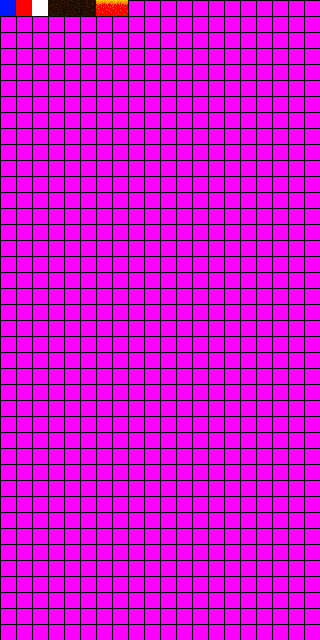
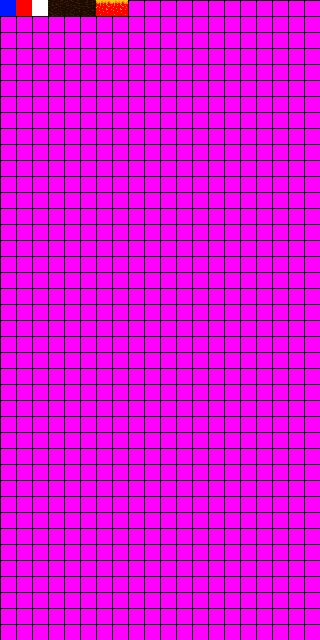
Two versions of the same layered image (320x640). Layer-by-layer changes:
renamed "5-Lava1 copy" to "6-Lava2", moved it above "5-Lava1 copy", painted on it over [112, 0, 128, 15]
renamed "6-Lava2" to "5-Lava1 copy", painted on it over [112, 0, 128, 15]
painted on "5-Lava1" over [96, 0, 112, 15]
